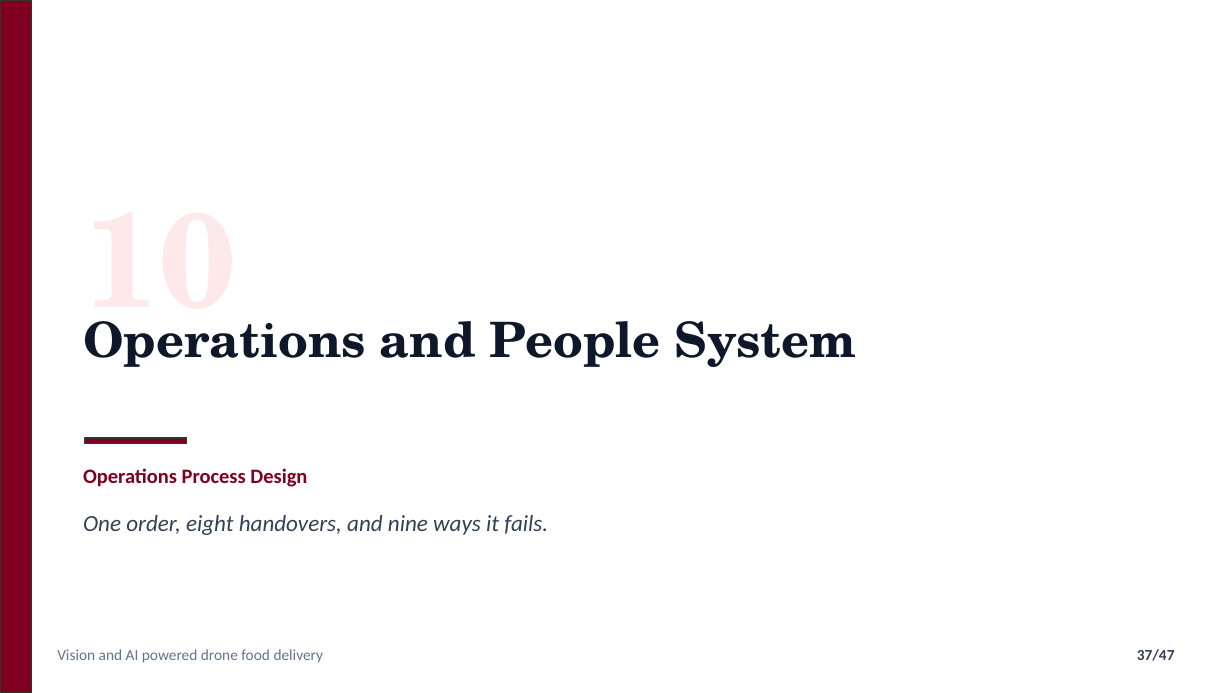
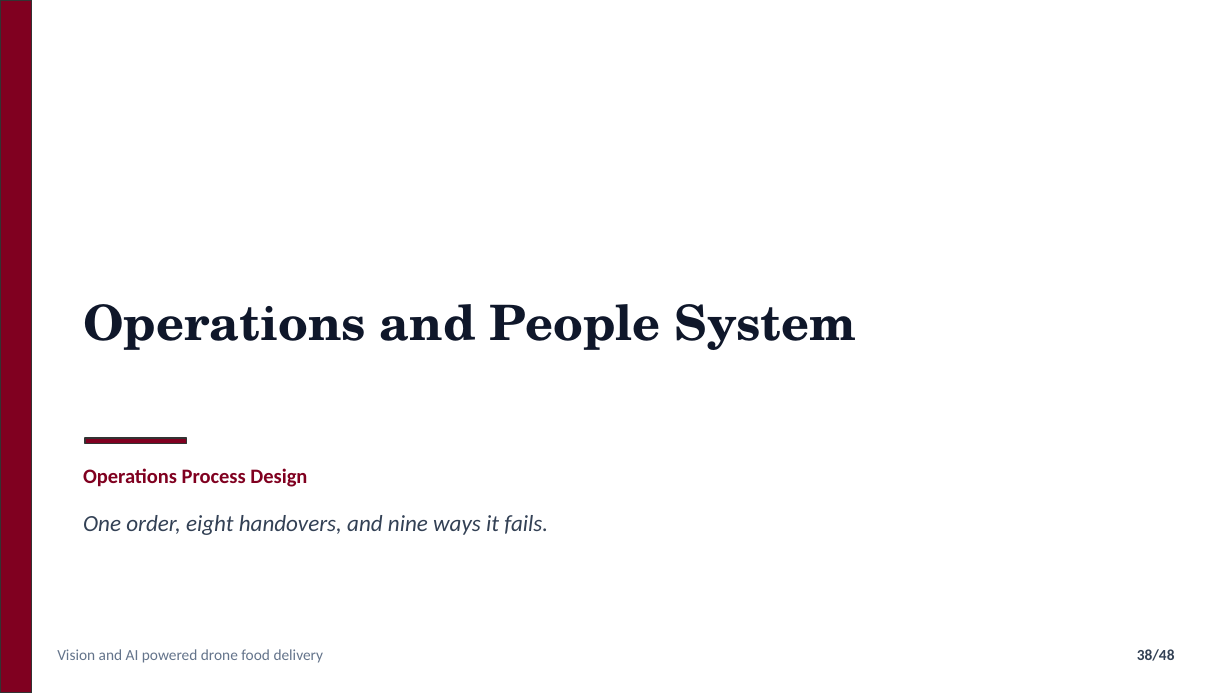
Before and after one commit to nafiskabbo/presentation-hum, a slide deck: slide 38 of output/AeroSetu_Group_Presentation-v1.pptx (slide 37 before the commit). Drawn at 1232x693 pixels with LibreOffice and Linux fonts; fonts in the diff are those of the drawing. Boxes give left, top, right and bottom in pixels: in the first picture for what was removed or moved away, otherwise in the second. Text is boxed around its words. In the diff, an @@ line names an element or a change of style, - is before the commit and + after.

Commit message:
update presentation

```diff
--- a/output/AeroSetu_Group_Presentation-v1.pptx
+++ b/output/AeroSetu_Group_Presentation-v1.pptx
@@ text "Operations and People System": place and size @@
-text "Operations and People System" at (83, 321, 857, 367)
+text "Operations and People System" at (83, 304, 857, 350)
@@ text "Operations and People System" at (83, 304, 857, 350): vertical alignment top to middle @@
@@ text removed at (83, 321, 236, 351) @@
-10
@@ page number at (1137, 649, 1175, 661): text changed @@
-37/47
+38/48
```
Also in this commit, not shown: 13 other slides changed, 2 slides added, 1 slide removed, 5 other files.
